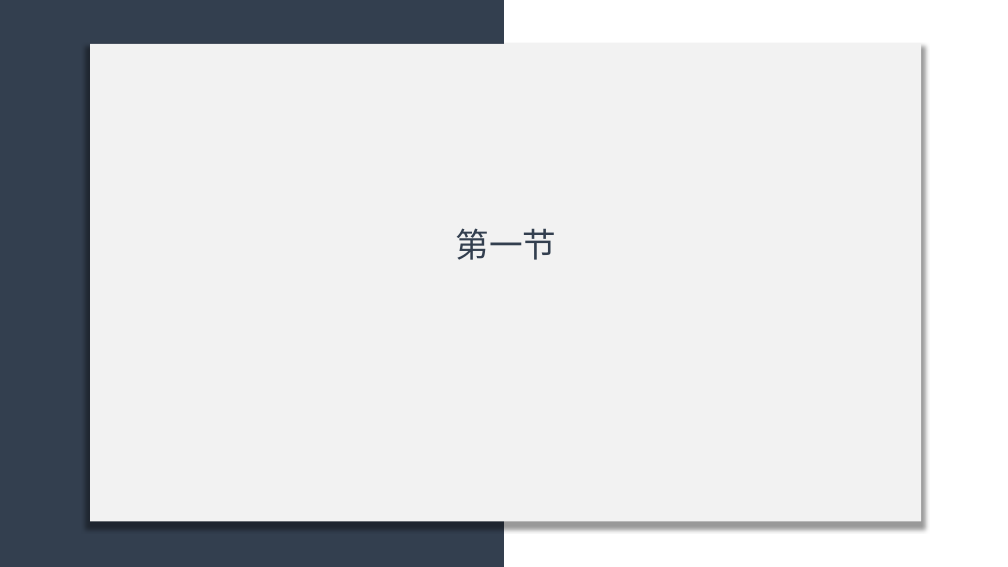
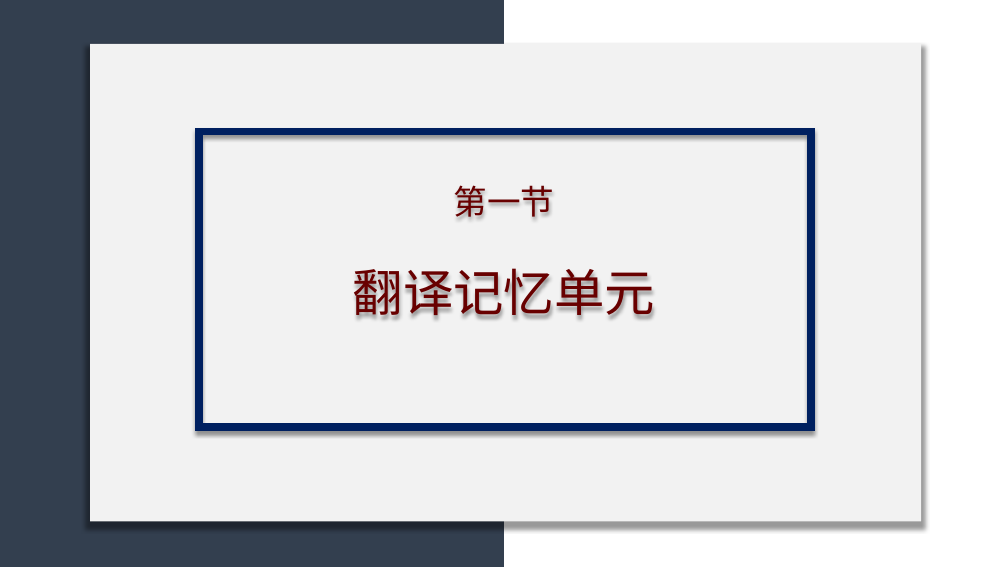
Before and after one commit to licheng0573/RosettaStone, a slide deck: slide 4 of 二组展示_10_24.pptx. Drawn at 1008x567 pixels with LibreOffice and Linux fonts; fonts in the diff are those of the drawing. Boxes give left, top, right and bottom in pixels: in the first picture for what was removed or moved away, otherwise in the second. Text is boxed around its words. In the diff, an @@ line names an element or a change of style, - is before the commit and + after.

```diff
--- a/二组展示_10_24.pptx
+++ b/二组展示_10_24.pptx
@@ rectangle added at <box>199,132,811,427</box>, outline #002060 7.5 pt @@
@@ text "第一节": place and size @@
-text "第一节" at <box>455,228,556,260</box>
+text "第一节" at <box>353,185,655,318</box>
@@ text at <box>454,185,555,218</box>: text colour #333F50 to #680000 in "第一节"; alignment left to centre @@
@@ text at <box>353,268,655,318</box>: paragraph added @@
+翻译记忆单元
```
Also in this commit, not shown: 9 other slides changed, 10 slides added, 8 slides removed, 2 other files.
